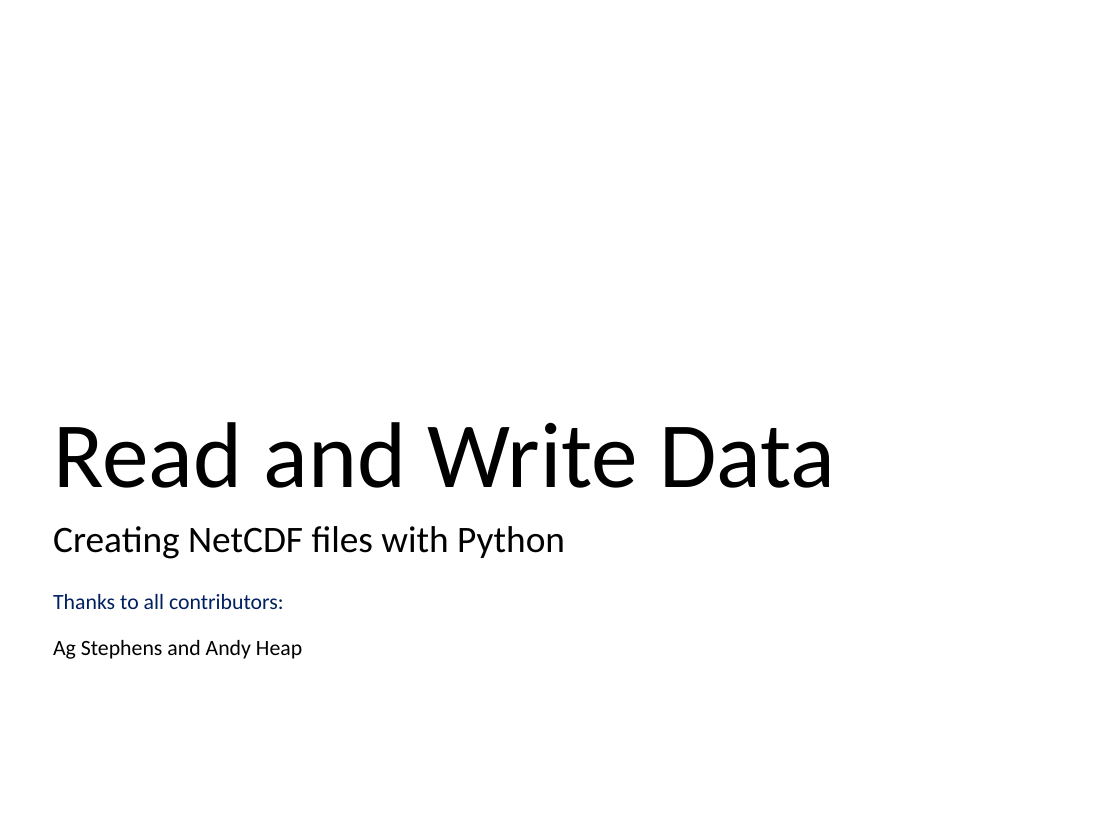
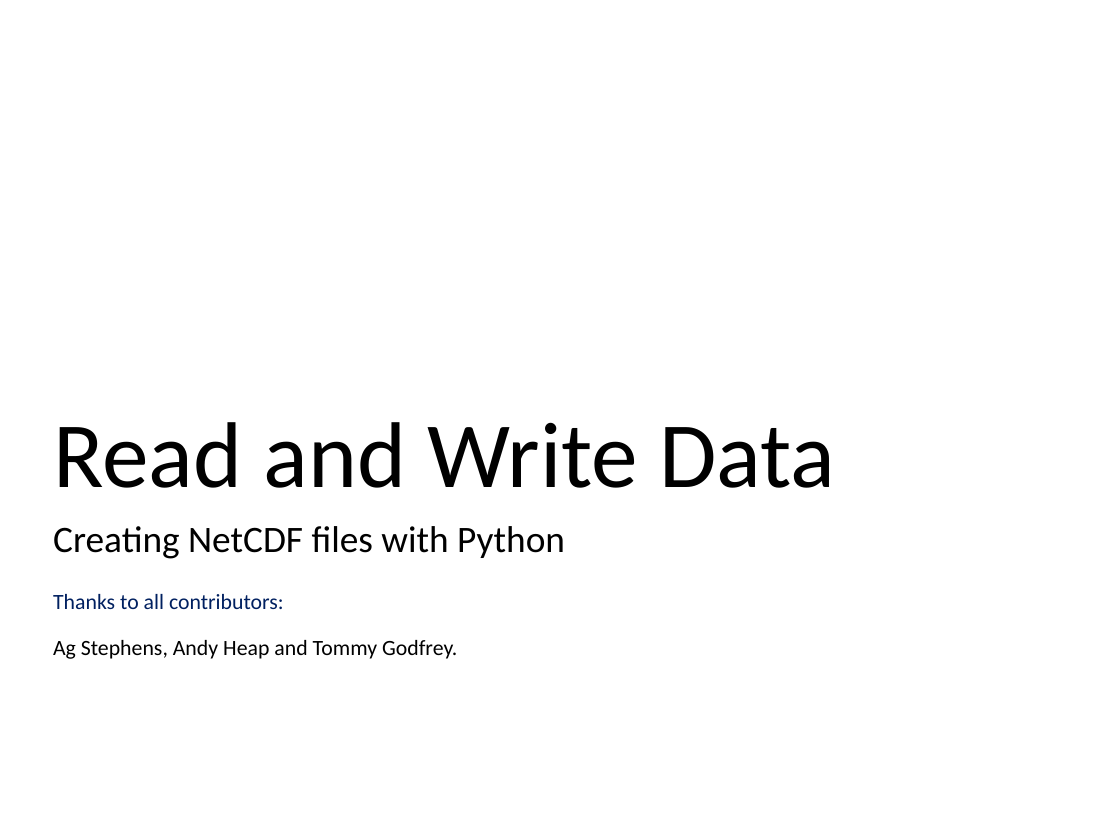
Before and after one commit to ncasuk/ncas-isc, a slide deck: slide 1 of python/presentations/read_write_data/11_create_netcdf_python.pptx. Drawn at 1120x840 pixels with LibreOffice and Linux fonts; fonts in the diff are those of the drawing; background and template pictures are left out. Boxes give left, top, right and bottom in pixels: in the first picture for what was removed or moved away, otherwise in the second. Text is boxed around its words. In the diff, an @@ line names an element or a change of style, - is before the commit and + after.

```diff
--- a/python/presentations/read_write_data/11_create_netcdf_python.pptx
+++ b/python/presentations/read_write_data/11_create_netcdf_python.pptx
@@ text at <box>53,640,457,659</box>: text changed @@
-Ag Stephens and Andy Heap
+Ag Stephens, Andy Heap and Tommy Godfrey.
```
Also in this commit, not shown: 15 other files.
